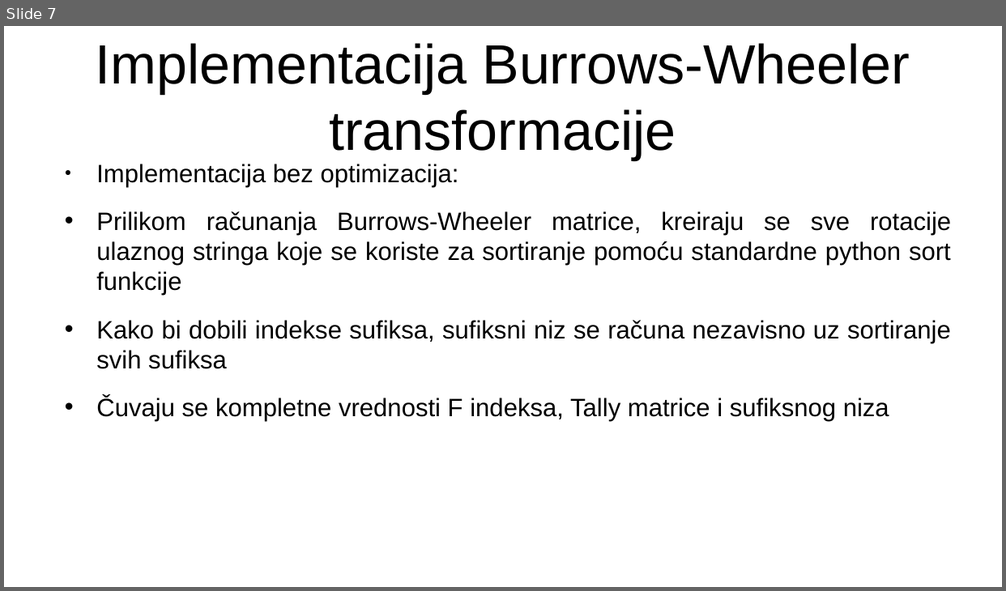
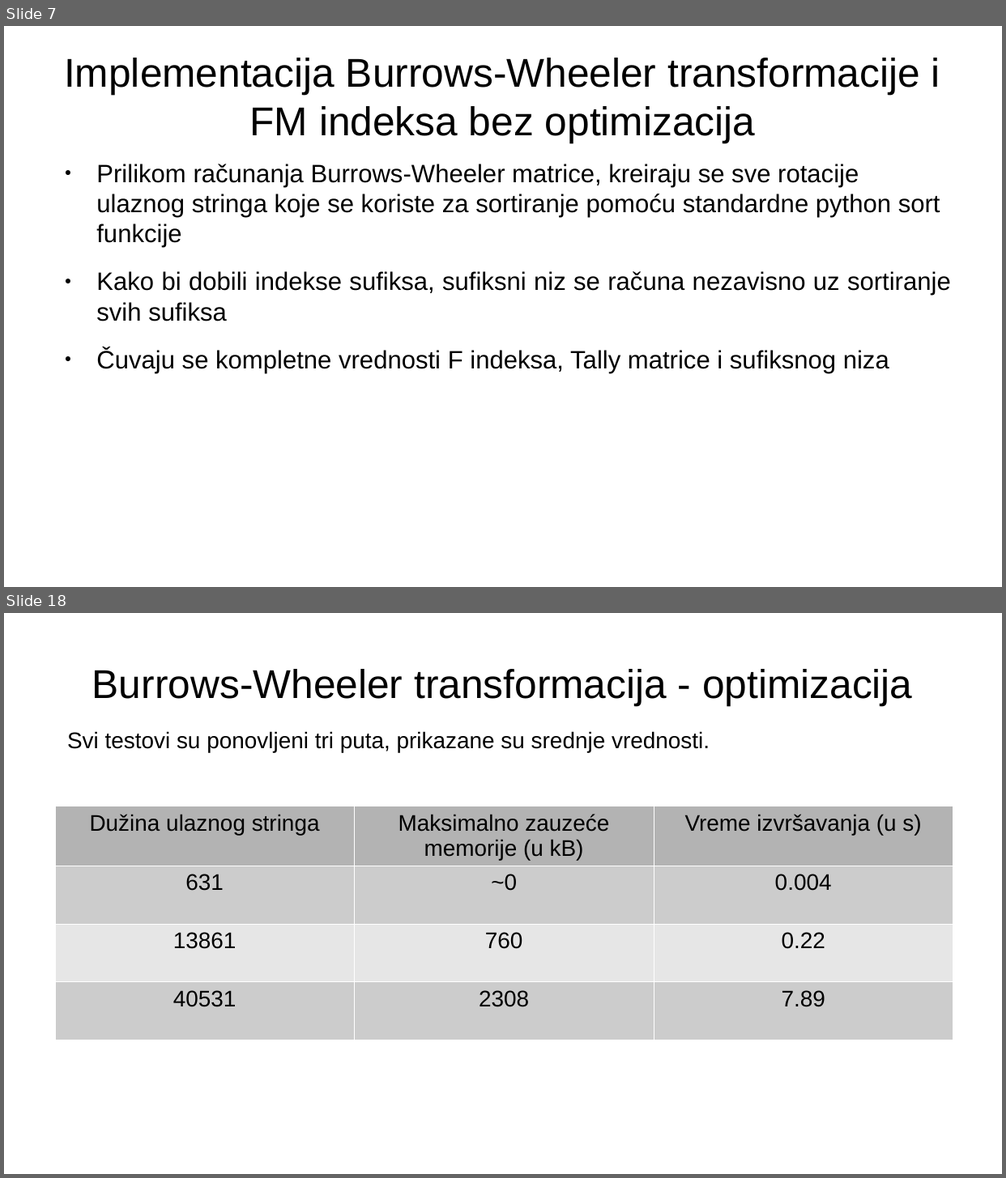
Before and after one commit to MalovicAleksandar/gi2022-ma213375m-projzad4, a slide deck: prezentacija.pptx. Shown one above the other, each under a label of ours: slide 7 before the commit, slides 7 and 18 after it; the slides between them are not shown. The pictures are 1006x591 and 1006x1178 pixels, drawn with LibreOffice and Linux fonts; fonts in the diff are those of the drawing. Boxes give left, top, right and bottom in pixels: in the first picture for what was removed or moved away, otherwise in the second. Text is boxed around its words. In the diff, an @@ line names an element or a change of style, - is before the commit and + after.

```diff
--- a/prezentacija.pptx
+++ b/prezentacija.pptx
@@ slide 18 added at (x1=4, y1=613, x2=1002, y2=1174), background #FFFFFF @@
@@ text added at (x1=92, y1=669, x2=912, y2=705), 32 pt, text #000000 @@
+Burrows-Wheeler transformacija - optimizacija
@@ text added at (x1=67, y1=731, x2=710, y2=752), 18 pt, text #000000 @@
+Svi testovi su ponovljeni tri puta, prikazane su srednje vrednosti.
@@ table added at (x1=55, y1=806, x2=954, y2=1155), 4 rows, 3 columns @@
+Dužina ulaznog stringa | Maksimalno zauzeće memorije (u kB) | Vreme izvršavanja (u s)
+631 | ~0 | 0.004
+13861 | 760 | 0.22
+40531 | 2308 | 7.89
@@ slide 7 changed as well @@
@@ text at (x1=64, y1=58, x2=940, y2=143): text changed; size 44 to 32 pt @@
-Implementacija Burrows-Wheeler transformacije
+Implementacija Burrows-Wheeler transformacije i FM indeksa bez optimizacija
@@ text "Prilikom računanja Burrows-Wheeler matrice, kreiraju ..." at (x1=96, y1=164, x2=951, y2=373): alignment justified to left; bullet • to ● @@
@@ text at (x1=96, y1=164, x2=459, y2=187): paragraph removed @@
-● Implementacija bez optimizacija:
```
Also in this commit, not shown: 5 other slides changed, 28 other slides added, 1 other file.
